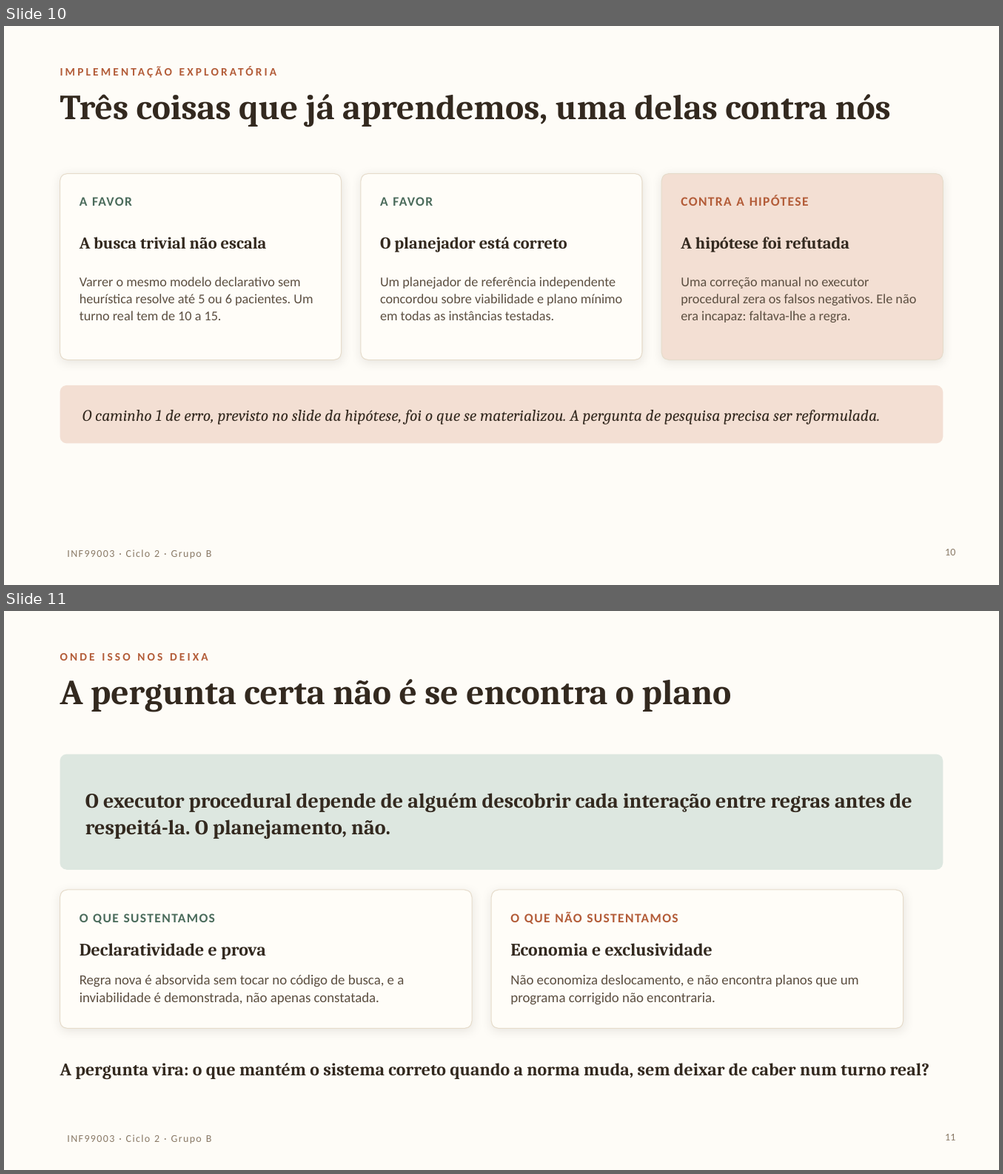
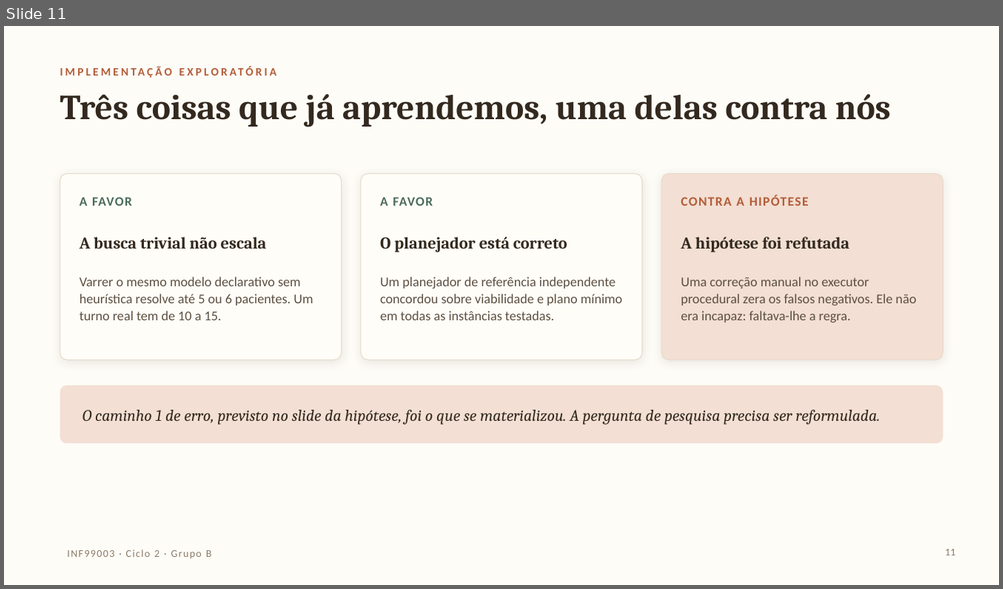
Before and after one commit to extreme500/PCI-Saude-GrupoB, a slide deck: apresentacao/ciclo2-planejamento.pptx. Shown one above the other, each under a label of ours: slides 10 and 11 before the commit, slide 11 after it. The pictures are 1003x1174 and 1003x589 pixels, drawn with LibreOffice and Linux fonts; fonts in the diff are those of the drawing; background and template pictures are left out. Boxes give left, top, right and bottom in pixels: in the first picture for what was removed or moved away, otherwise in the second. Text is boxed around its words. In the diff, an @@ line names an element or a change of style, - is before the commit and + after.

```diff
--- a/apresentacao/ciclo2-planejamento.pptx
+++ b/apresentacao/ciclo2-planejamento.pptx
@@ slide 11 removed at bbox=[4, 611, 999, 1170], background picture (left out); not listed: 1 template element that a slide beside it also shows @@
@@ text removed at bbox=[60, 653, 208, 661] @@
-ONDE ISSO NOS DEIXA
@@ text removed at bbox=[60, 679, 731, 712] @@
-A pergunta certa não é se encontra o plano
@@ rounded rectangle removed at bbox=[60, 755, 942, 870] @@
@@ text removed at bbox=[85, 793, 911, 839] @@
-O executor procedural depende de alguém descobrir cada interação entre regras antes de respeitá-la. O planejamento, não.
@@ rounded rectangle removed at bbox=[60, 890, 472, 1029] @@
@@ rounded rectangle removed at bbox=[491, 890, 903, 1029] @@
@@ text removed at bbox=[79, 914, 215, 924] @@
-O QUE SUSTENTAMOS
@@ text removed at bbox=[510, 912, 677, 924] @@
-O QUE NÃO SUSTENTAMOS
@@ text removed at bbox=[79, 943, 266, 960] @@
-Declaratividade e prova
@@ text removed at bbox=[510, 943, 712, 956] @@
-Economia e exclusividade
@@ text removed at bbox=[79, 975, 404, 1005] @@
-Regra nova é absorvida sem tocar no código de busca, e a inviabilidade é demonstrada, não apenas constatada.
@@ text removed at bbox=[510, 975, 859, 1005] @@
-Não economiza deslocamento, e não encontra planos que um programa corrigido não encontraria.
@@ text removed at bbox=[60, 1063, 929, 1079] @@
-A pergunta vira: o que mantém o sistema correto quando a norma muda, sem deixar de caber num turno real?
@@ page number removed at bbox=[945, 1134, 955, 1141] @@
-11
@@ what was slide 10 is now slide 11 @@
@@ page number at bbox=[945, 549, 955, 556]: text changed @@
-10
+11
```
Also in this commit, not shown: 2 slides added, 7 other files.
